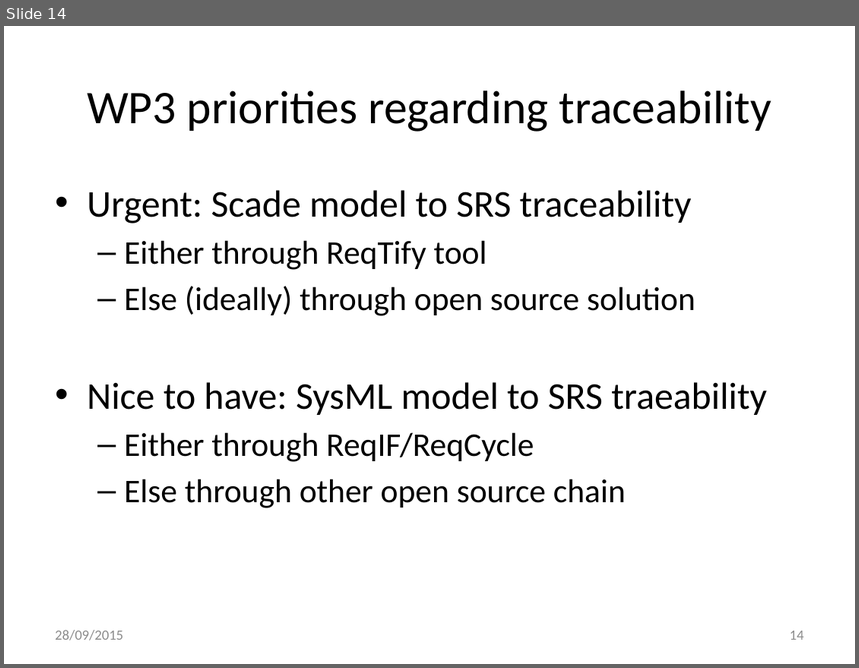
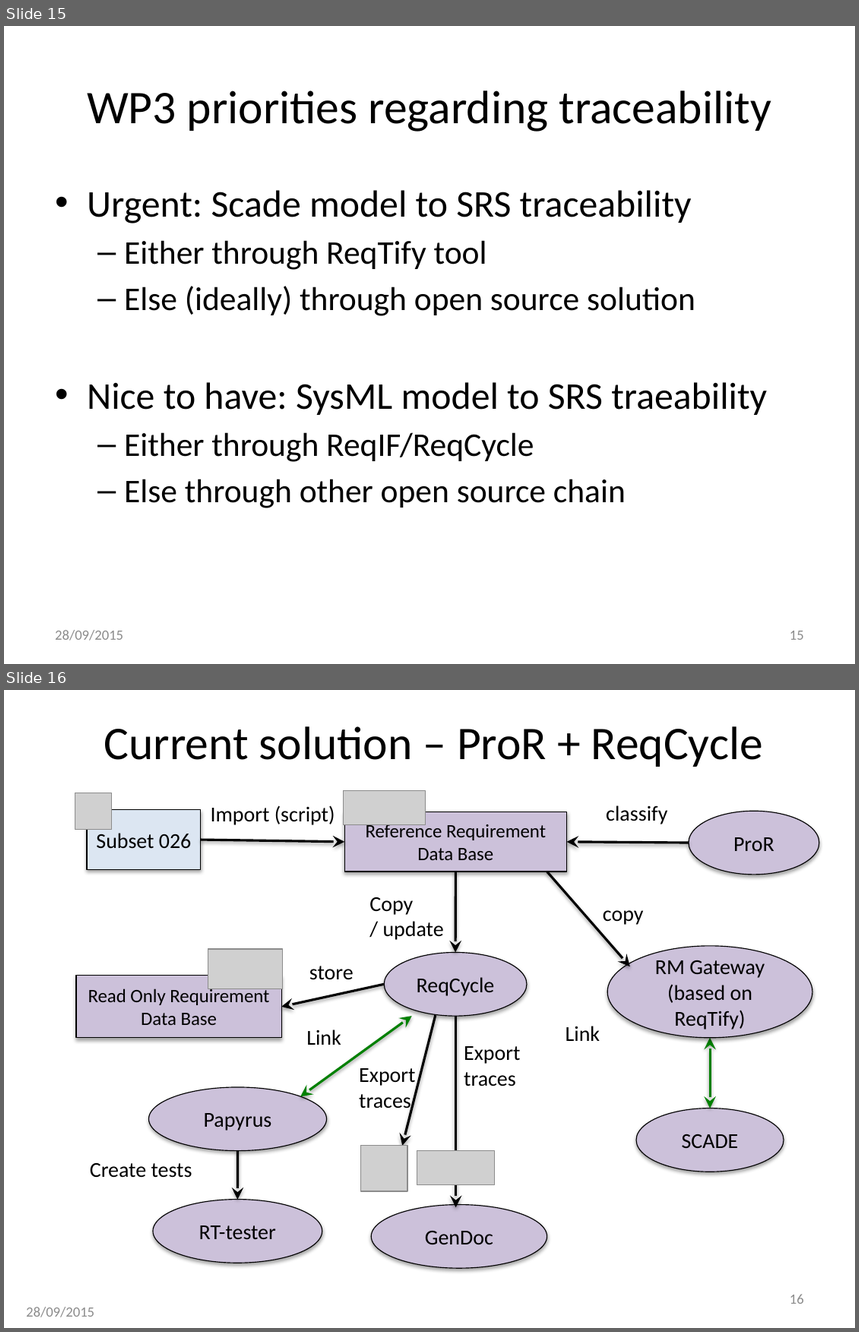
Before and after one commit to openETCS/toolchain, a slide deck: T7.3/TraceabilityArchitecture/images/2015-11-01 openETCS traceability_Figures.pptx. Shown one above the other, each under a label of ours: slide 14 before the commit, slides 15 and 16 after it. The pictures are 859x668 and 859x1332 pixels, drawn with LibreOffice and Linux fonts; fonts in the diff are those of the drawing; grey boxes stand for pictures. Boxes give left, top, right and bottom in pixels: in the first picture for what was removed or moved away, otherwise in the second. Text is boxed around its words. In the diff, an @@ line names an element or a change of style, - is before the commit and + after.

Commit message:
Added material to use ReqCycle for architecture verification

```diff
--- a/T7.3/TraceabilityArchitecture/images/2015-11-01 openETCS traceability_Figures.pptx
+++ b/T7.3/TraceabilityArchitecture/images/2015-11-01 openETCS traceability_Figures.pptx
@@ slide 16 added at (4, 690, 855, 1328), background #FFFFFF @@
@@ title added at (104, 726, 763, 767), 39.6 pt, text #000000 @@
+Current solution – ProR + ReqCycle
@@ group added at (75, 791, 819, 1269): 10 texts, 8 arrows, 7 ellipses, 5 pictures, 3 rectangles, 2 double arrows @@
+Reference Requirement Data Base
+RT-tester
+Copy
+/ update
+Subset 026
+ReqCycle
+SCADE
+Papyrus
+Link
+Link
+Read Only Requirement Data Base
+classify
+Import (script)
+ProR
+GenDoc
+Export traces
+Create tests
+store
+RM Gateway (based on ReqTify)
+copy
+Export
+traces
@@ page number added at (790, 1294, 804, 1304), 12 pt, text #8C8C8C @@
+16
@@ text added at (26, 1307, 94, 1318), 12 pt, text #8C8C8C @@
+28/09/2015
@@ what was slide 14 is now slide 15 @@
@@ page number at (790, 631, 804, 640): text changed @@
-14
+15
```
Also in this commit, not shown: 2 slides changed, 1 other slide added, 16 other files.
